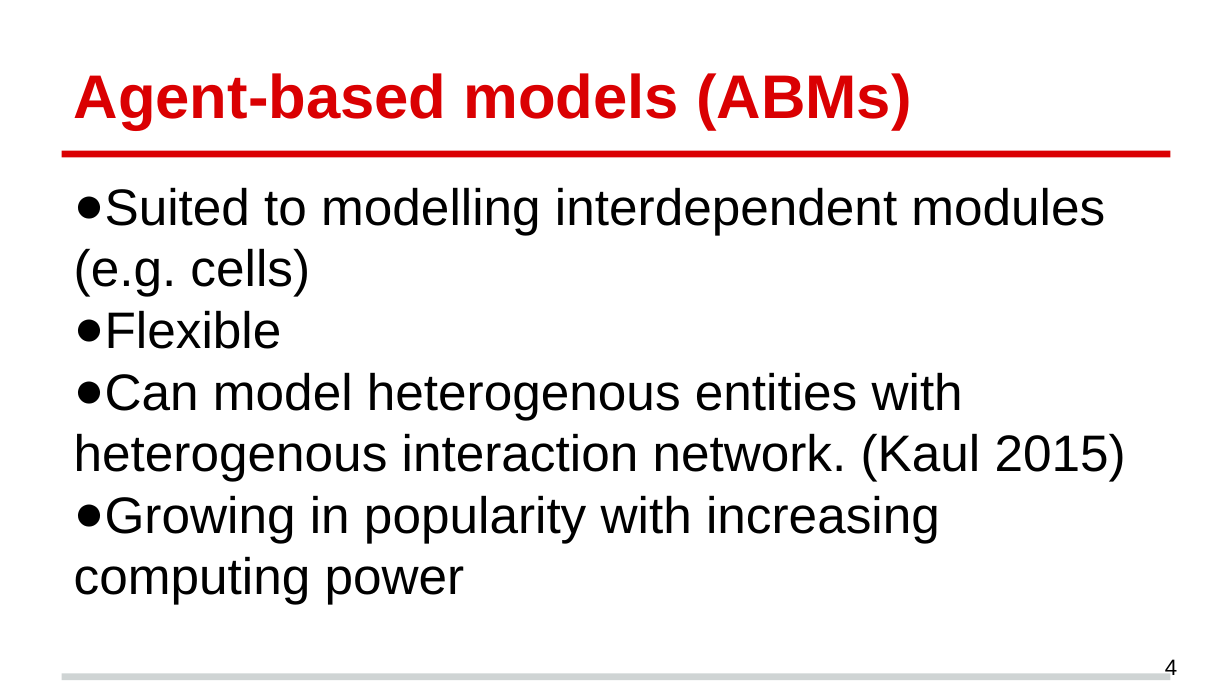
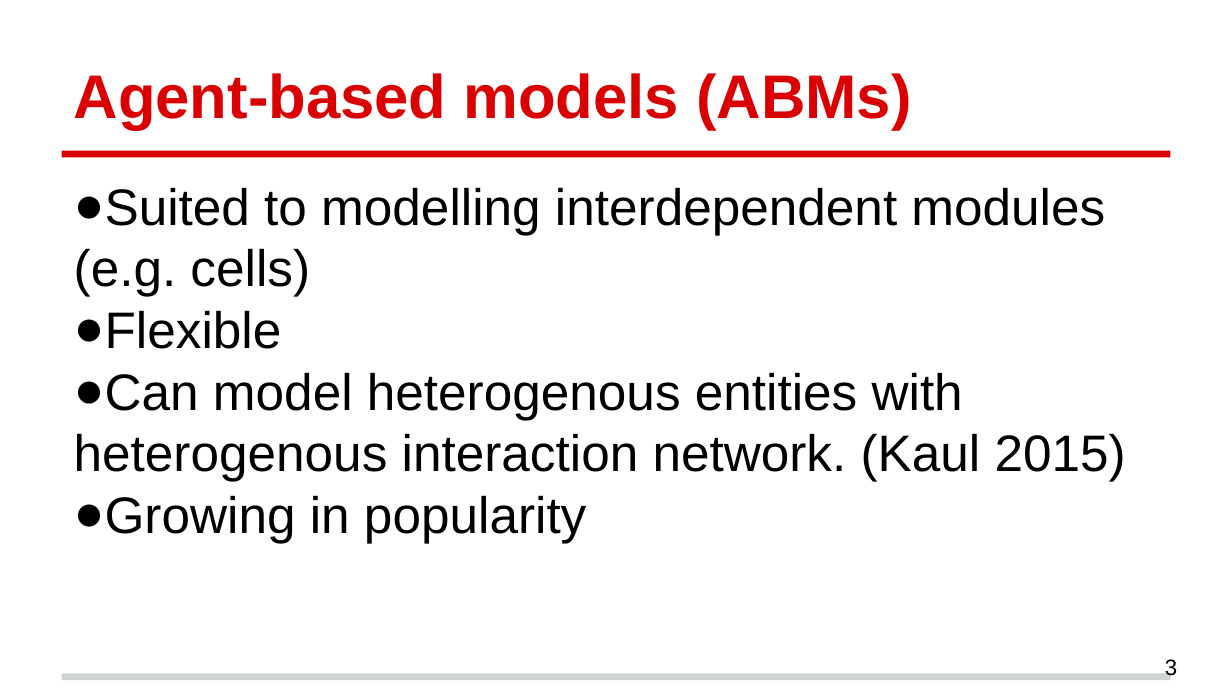
Before and after one commit to RyanCarey/abm-platform, a slide deck: slide 3 of media/Cell Behaviour Modeling Platform Presentation.pptx (slide 4 before the commit). Drawn at 1232x693 pixels with LibreOffice and Linux fonts; fonts in the diff are those of the drawing. Boxes give left, top, right and bottom in pixels: in the first picture for what was removed or moved away, otherwise in the second. Text is boxed around its words. In the diff, an @@ line names an element or a change of style, - is before the commit and + after.

```diff
--- a/media/Cell Behaviour Modeling Platform Presentation.pptx
+++ b/media/Cell Behaviour Modeling Platform Presentation.pptx
@@ text at (74, 495, 586, 543): text changed @@
-● Growing in popularity with increasing computing power
+● Growing in popularity
@@ page number at (1165, 659, 1177, 680): text changed @@
-4
+3
```
Also in this commit, not shown: 3 other slides changed, 1 slide removed, 1 other file.
